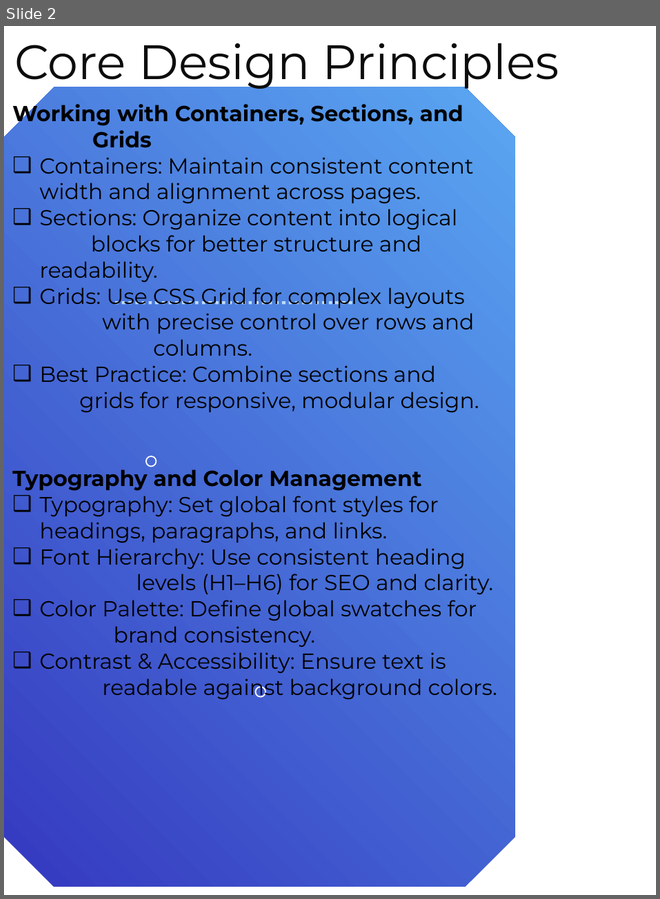
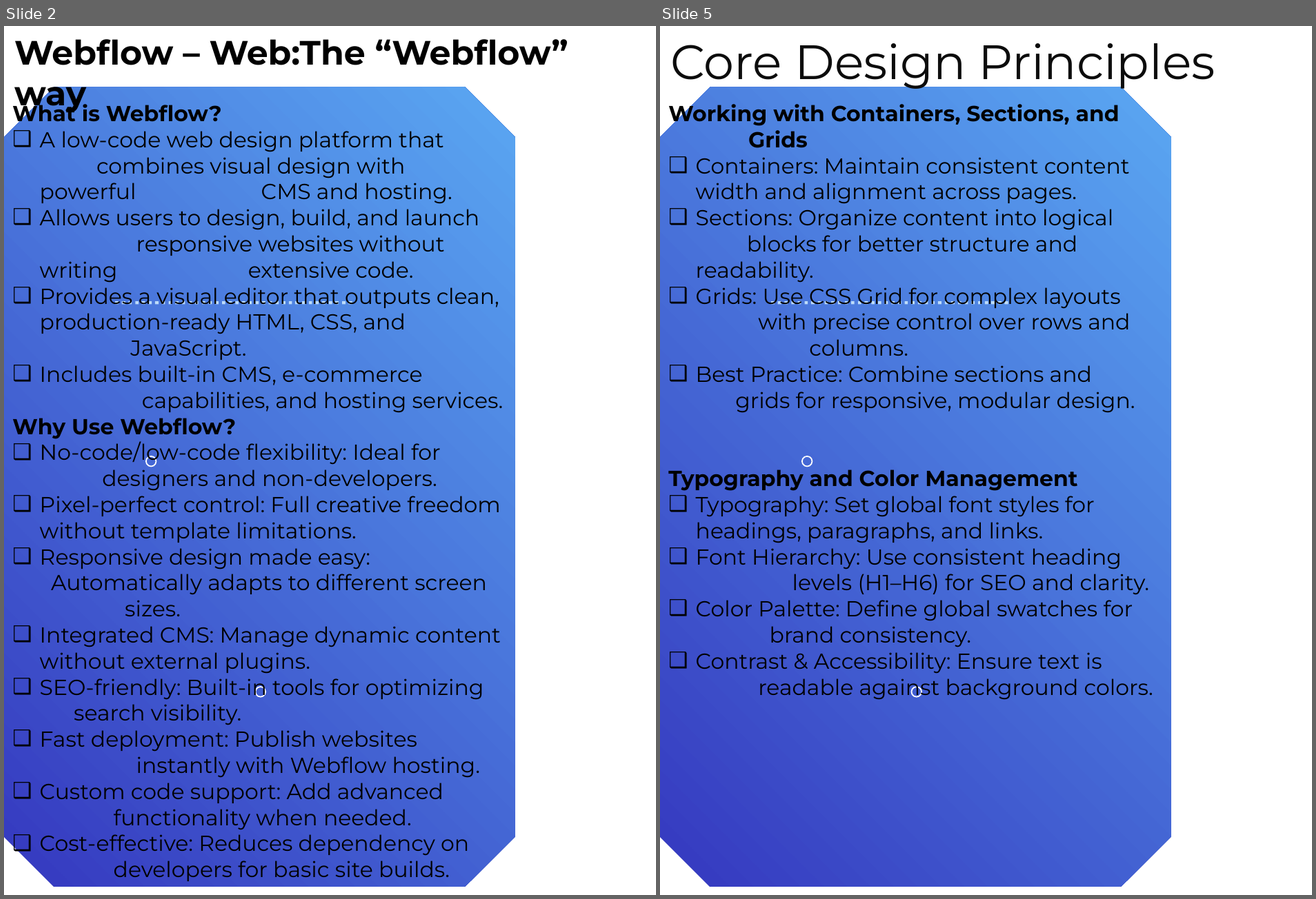
Before and after one commit to ShahzadSarwar10/LOW-CODE-NO-CODE-B-1, a slide deck: Webflow/Week0/WebFlow-WebSite-CMS-App-Platform-Rev1.pptx. Shown side by side, each under a label of ours: slide 2 before the commit, slides 2 and 5 after it; the slides between them are not shown. The pictures are 660x899 and 1316x899 pixels, drawn with LibreOffice and Linux fonts; fonts in the diff are those of the drawing; background and template pictures are left out. Boxes give left, top, right and bottom in pixels: in the first picture for what was removed or moved away, otherwise in the second. Text is boxed around its words. In the diff, an @@ line names an element or a change of style, - is before the commit and + after.

Commit message:
Webflow - fix - updates

```diff
--- a/Webflow/Week0/WebFlow-WebSite-CMS-App-Platform-Rev1.pptx
+++ b/Webflow/Week0/WebFlow-WebSite-CMS-App-Platform-Rev1.pptx
@@ slide 2 added at (4, 26, 656, 895), background picture (left out) @@
@@ rectangle added at (4, 26, 656, 895), fill gradient #FFFFFF @@
@@ text added at (14, 39, 568, 114), 28 pt, text #000000, bold @@
+Webflow – Web:The “Webflow” way
@@ octagon added at (4, 87, 515, 886), fill gradient #5AA7F2 to #3538BF @@
@@ text added at (12, 100, 504, 882), 18 pt, text #000000 @@
+What is Webflow?
+❑ A low-code web design platform that combines visual design with powerful CMS and hosting.
+❑ Allows users to design, build, and launch responsive websites without writing extensive code.
+❑ Provides a visual editor that outputs clean, production-ready HTML, CSS, and JavaScript.
+❑ Includes built-in CMS, e-commerce capabilities, and hosting services.
+Why Use Webflow?
+❑ No-code/low-code flexibility: Ideal for designers and non-developers.
+❑ Pixel-perfect control: Full creative freedom without template limitations.
+❑ Responsive design made easy: Automatically adapts to different screen sizes.
+❑ Integrated CMS: Manage dynamic content without external plugins.
+❑ SEO-friendly: Built-in tools for optimizing search visibility.
+❑ Fast deployment: Publish websites instantly with Webflow hosting.
+❑ Custom code support: Add advanced functionality when needed.
+❑ Cost-effective: Reduces dependency on developers for basic site builds.
@@ group added at (115, 301, 352, 304): 36 rectangles @@
@@ ellipse added at (145, 457, 156, 467), outline #FFFFFF 1 pt @@
@@ ellipse added at (255, 687, 266, 697), outline #FFFFFF 1 pt @@
@@ what was slide 2 is now slide 5 @@
```
Also in this commit, not shown: 2 slides changed, 4 other slides added, 3 other files.
